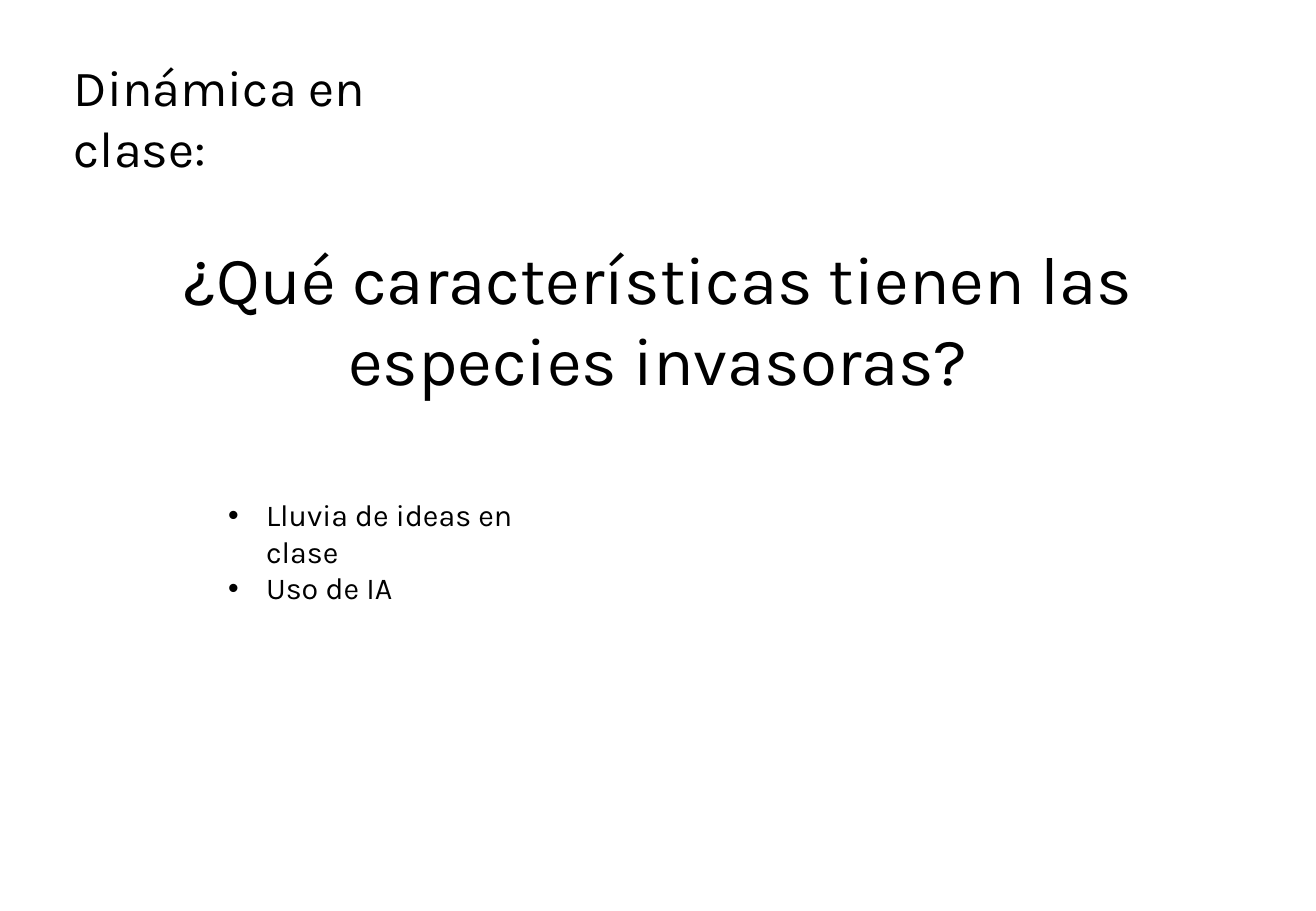
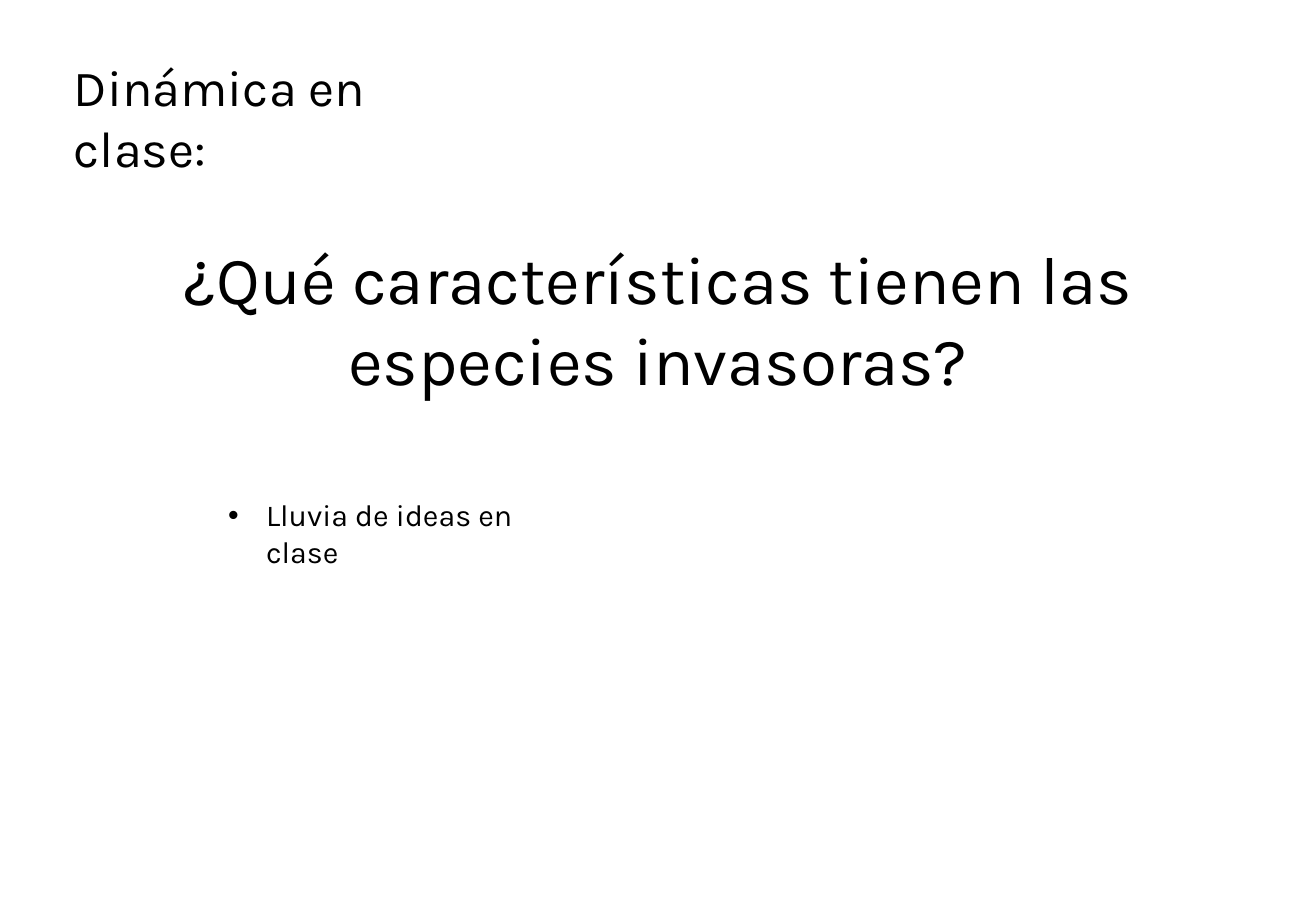
Before and after one commit to aprendiendo-cosas/Te_general_invasoras_IEEI_masterbio_UCO, a slide deck: slide 3 of presentacion/1_que_es_invasora.pptx (slide 8 before the commit). Drawn at 1316x911 pixels with LibreOffice and Linux fonts; fonts in the diff are those of the drawing. Boxes give left, top, right and bottom in pixels: in the first picture for what was removed or moved away, otherwise in the second. Text is boxed around its words. In the diff, an @@ line names an element or a change of style, - is before the commit and + after.

```diff
--- a/presentacion/1_que_es_invasora.pptx
+++ b/presentacion/1_que_es_invasora.pptx
@@ text at [266,578,392,600]: paragraph removed @@
-• Uso de IA
```
Also in this commit, not shown: 2 slides added, 1 slide removed.
